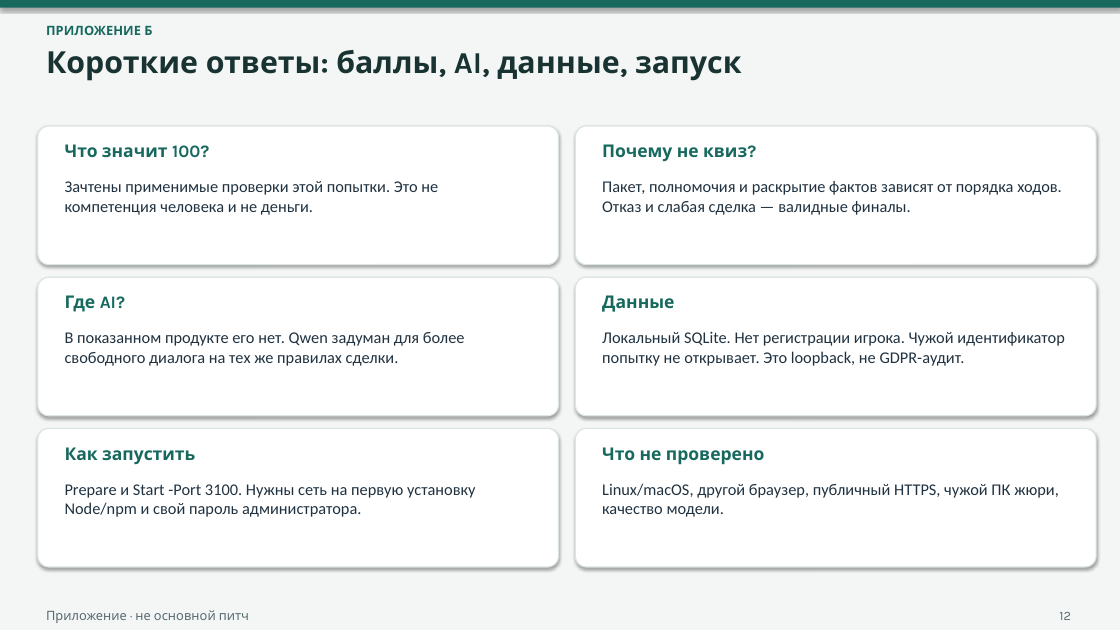
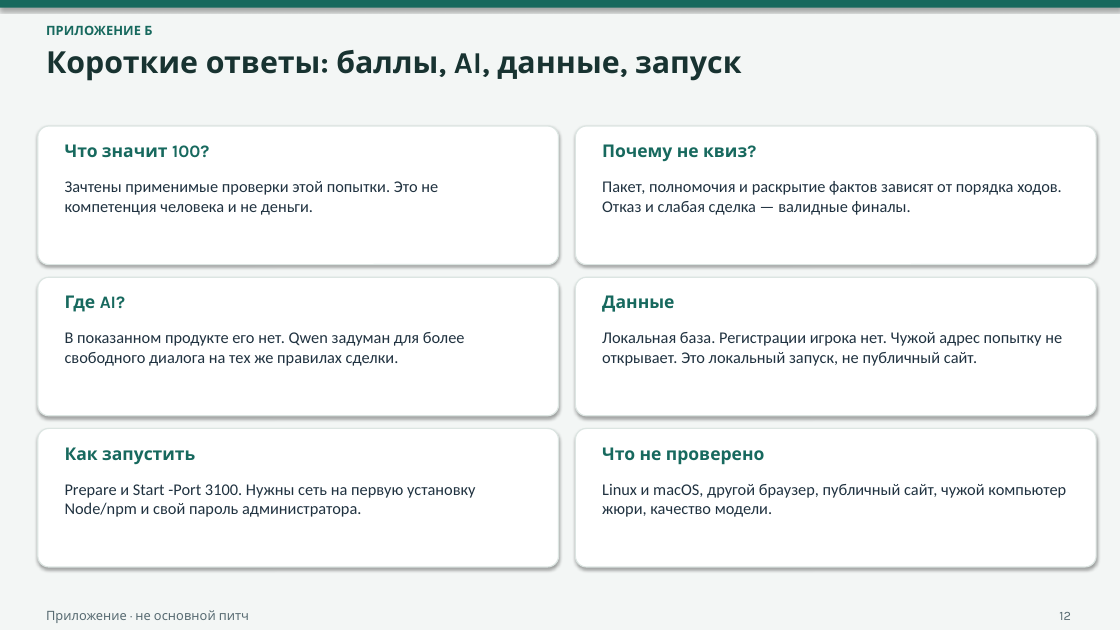
Before and after one commit to AiratBastanov/TalkNFace, a slide deck: slide 12 of docs/submission/TALKNFACE_PRODUCT_PITCH_RU.pptx. Drawn at 1120x630 pixels with LibreOffice and Linux fonts; fonts in the diff are those of the drawing. Boxes give left, top, right and bottom in pixels: in the first picture for what was removed or moved away, otherwise in the second. Text is boxed around its words. In the diff, an @@ line names an element or a change of style, - is before the commit and + after.

```diff
--- a/docs/submission/TALKNFACE_PRODUCT_PITCH_RU.pptx
+++ b/docs/submission/TALKNFACE_PRODUCT_PITCH_RU.pptx
@@ text at box(602, 332, 1062, 366): text changed @@
-Локальный SQLite. Нет регистрации игрока. Чужой идентификатор попытку не открывает. Это loopback, не GDPR-аудит.
+Локальная база. Регистрации игрока нет. Чужой адрес попытку не открывает. Это локальный запуск, не публичный сайт.
@@ text at box(602, 484, 1066, 517): text changed @@
-Linux/macOS, другой браузер, публичный HTTPS, чужой ПК жюри, качество модели.
+Linux и macOS, другой браузер, публичный сайт, чужой компьютер жюри, качество модели.
```
Also in this commit, not shown: 8 other slides changed, 9 other files.
